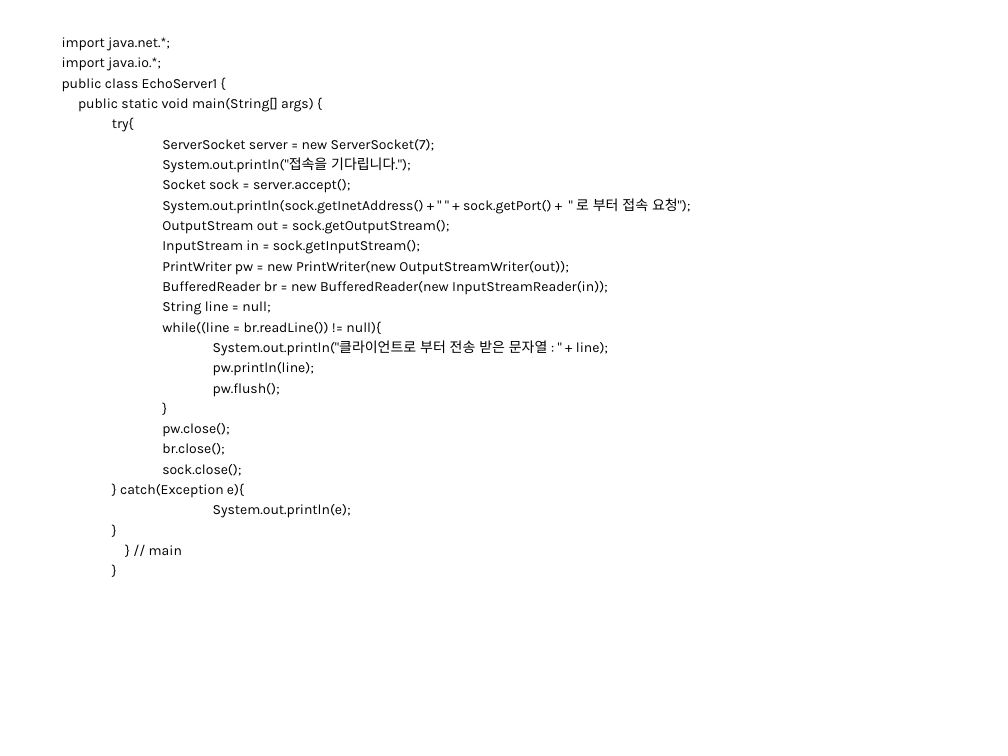
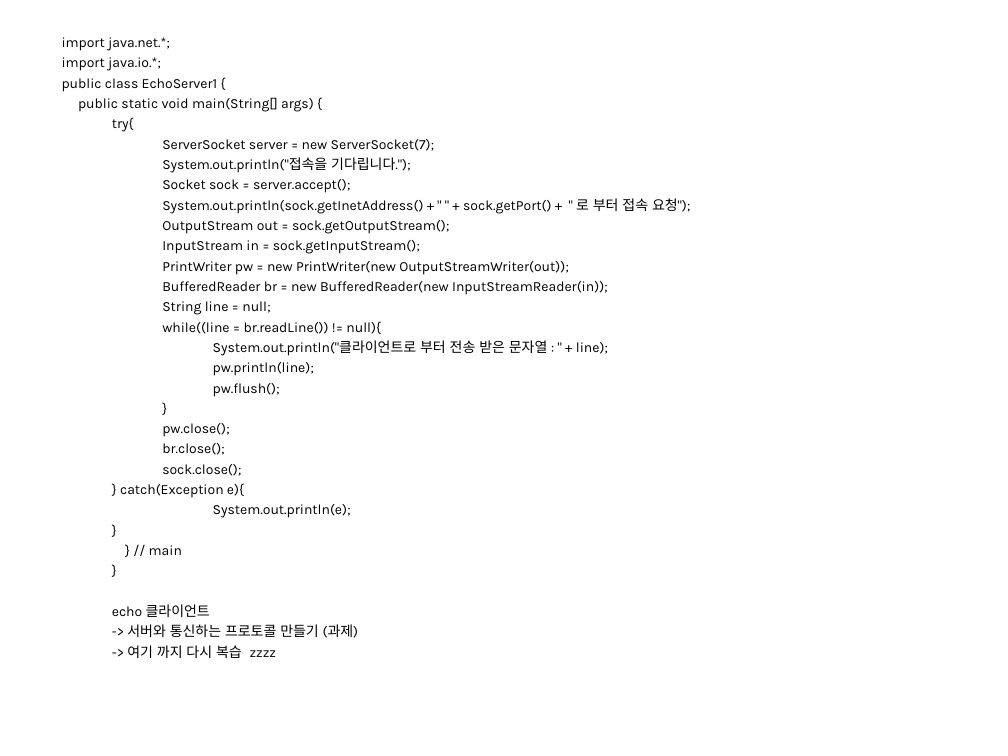
Before and after one commit to seleuchel/javaNetwork, a slide deck: slide 98 of ppt/167_chap08Socket.ppt (slide 97 before the commit). Drawn at 1008x756 pixels with LibreOffice and Linux fonts; fonts in the diff are those of the drawing; background and template pictures are left out. Boxes give left, top, right and bottom in pixels: in the first picture for what was removed or moved away, otherwise in the second. Text is boxed around its words. In the diff, an @@ line names an element or a change of style, - is before the commit and + after.

```diff
--- a/ppt/167_chap08Socket.ppt
+++ b/ppt/167_chap08Socket.ppt
@@ text at (112, 604, 359, 658): paragraphs added @@
+echo 클라이언트
+-> 서버와 통신하는 프로토콜 만들기 (과제)
+-> 여기 까지 다시 복습 zzzz
```
Also in this commit, not shown: 18 other slides changed, 1 slide added, 9 other files.
